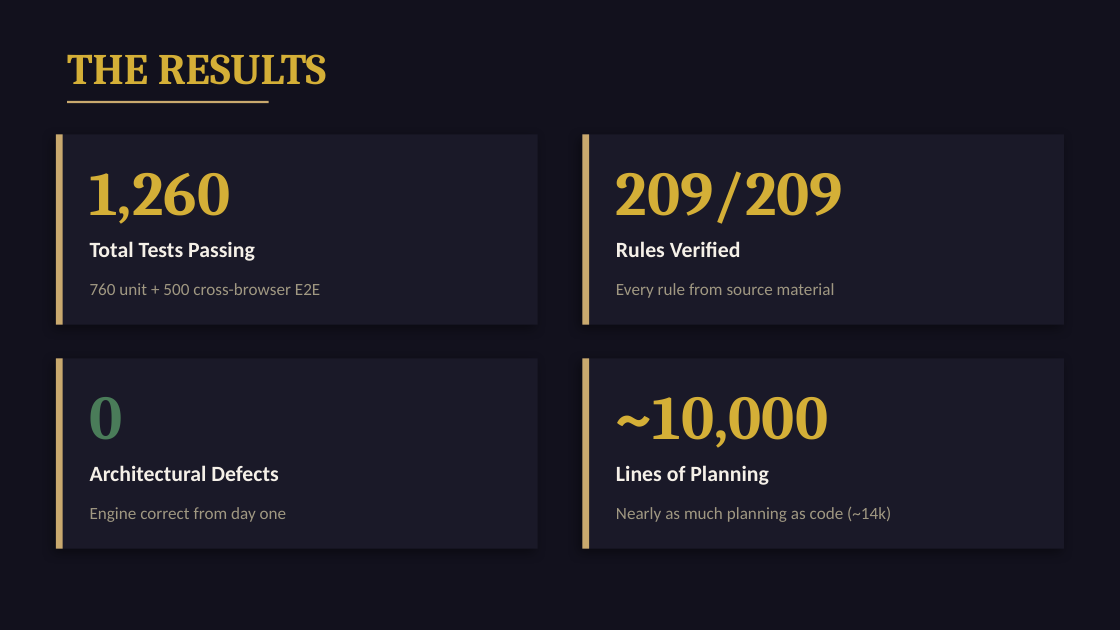
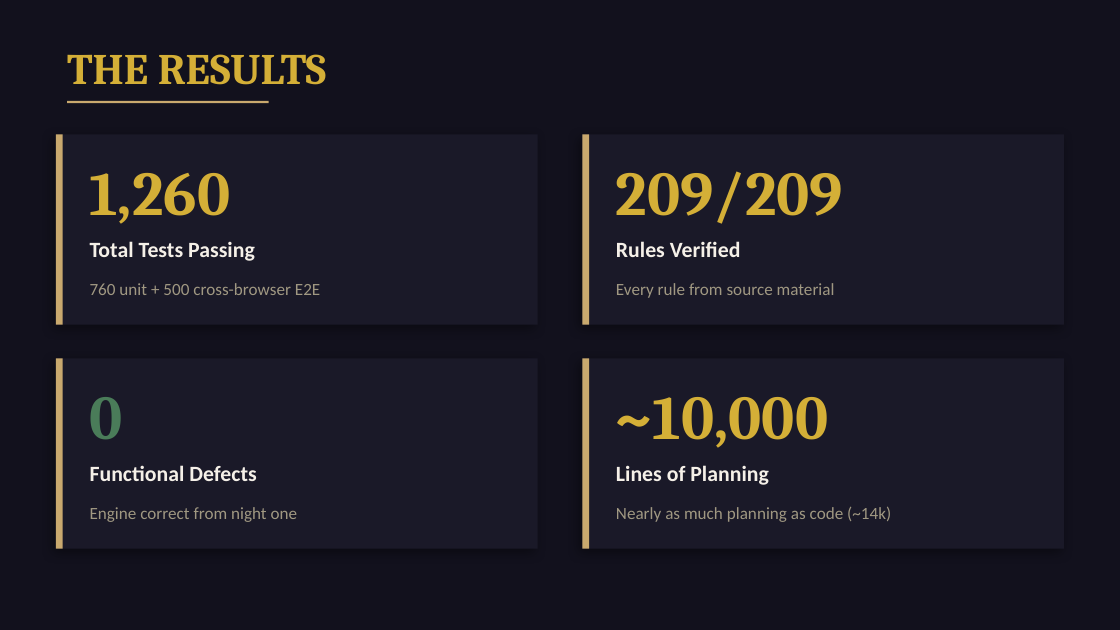
Before and after one commit to mbriggsy/ai-learning-journey, a slide deck: slide 5 of projects/undercover-mob-boss/docs/UMB-Executive-Summary.pptx. Drawn at 1120x630 pixels with LibreOffice and Linux fonts; fonts in the diff are those of the drawing. Boxes give left, top, right and bottom in pixels: in the first picture for what was removed or moved away, otherwise in the second. Text is boxed around its words. In the diff, an @@ line names an element or a change of style, - is before the commit and + after.

```diff
--- a/projects/undercover-mob-boss/docs/UMB-Executive-Summary.pptx
+++ b/projects/undercover-mob-boss/docs/UMB-Executive-Summary.pptx
@@ text at box(90, 465, 256, 481): text changed @@
-Architectural Defects
+Functional Defects
@@ text at box(90, 507, 298, 522): text changed @@
-Engine correct from day one
+Engine correct from night one
```
Also in this commit, not shown: 1 other slide changed, 6 other files.
